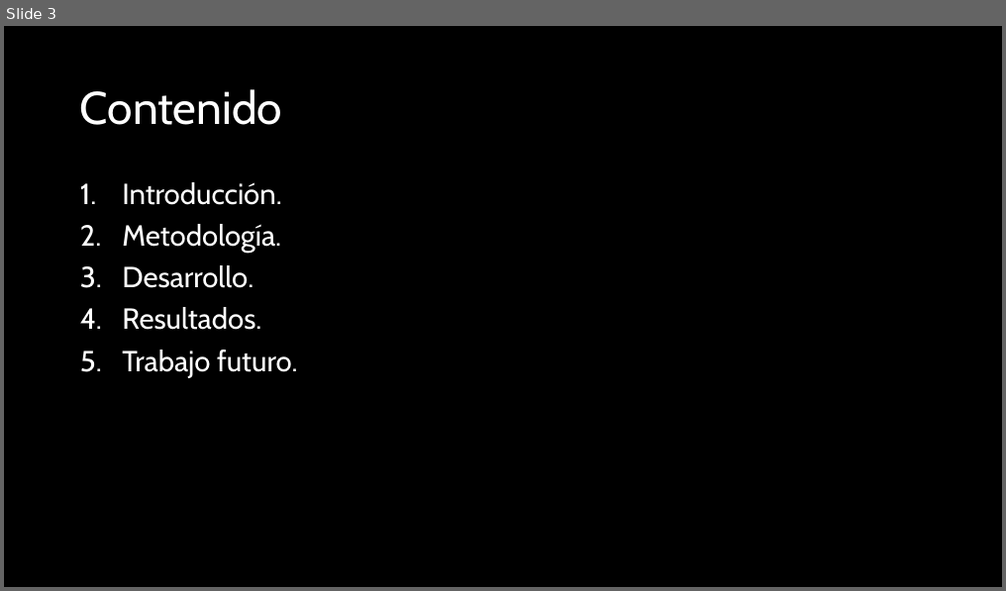
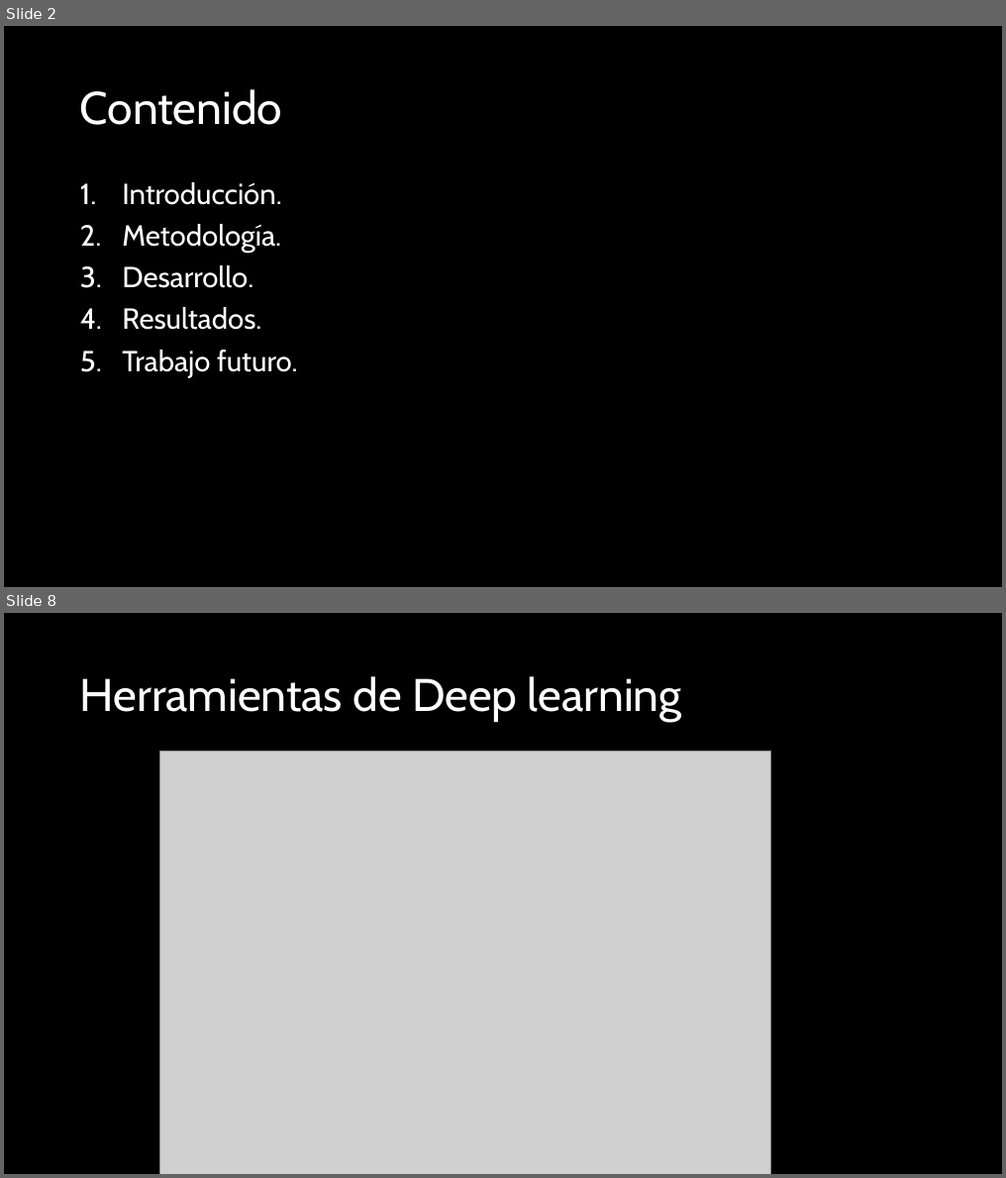
Before and after one commit to adanantonio07A/aprenProfTest, a slide deck: presentation/Introducción al aprendizaje profundo.pptx. Shown one above the other, each under a label of ours: slide 3 before the commit, slides 2 and 8 after it; the slides between them are not shown. The pictures are 1006x591 and 1006x1178 pixels, drawn with LibreOffice and Linux fonts; fonts in the diff are those of the drawing; grey boxes stand for pictures. Boxes give left, top, right and bottom in pixels: in the first picture for what was removed or moved away, otherwise in the second. Text is boxed around its words. In the diff, an @@ line names an element or a change of style, - is before the commit and + after.

```diff
--- a/presentation/Introducción al aprendizaje profundo.pptx
+++ b/presentation/Introducción al aprendizaje profundo.pptx
@@ slide 8 added at <box>4,613,1002,1174</box>, background #000000 @@
@@ title added at <box>80,676,682,722</box>, 44 pt, text #FFFFFF @@
+Herramientas de Deep learning
@@ picture added at <box>159,752,770,1174</box> @@
@@ what was slide 3 is now slide 2 @@
```
Also in this commit, not shown: 3 slides changed, 14 other slides added, 1 slide removed.
